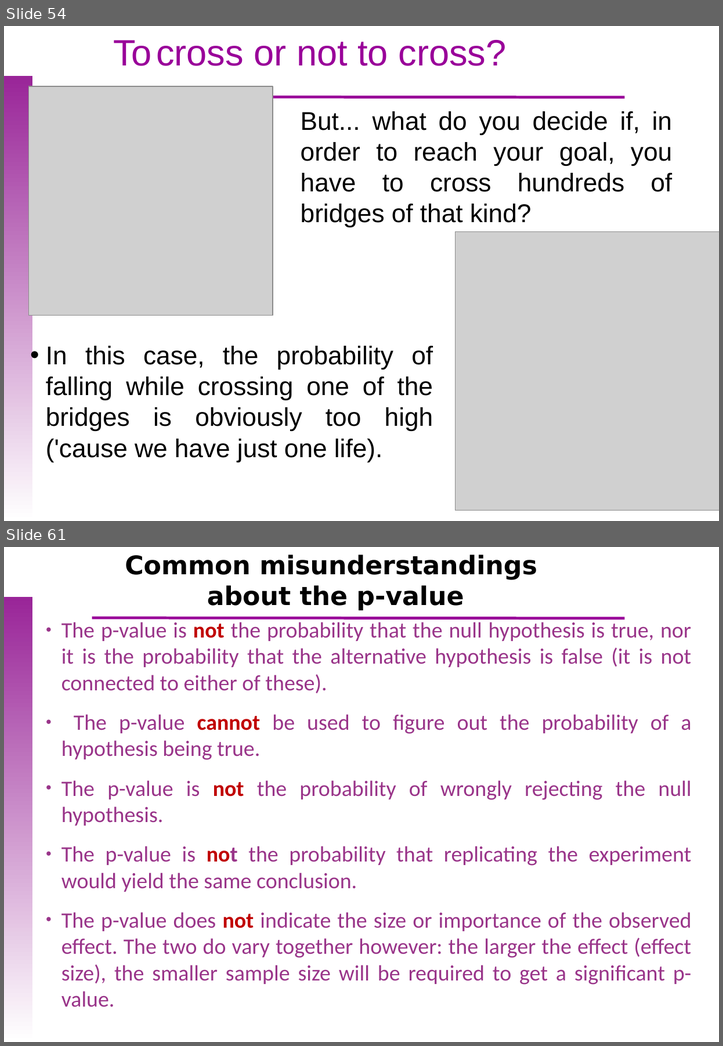
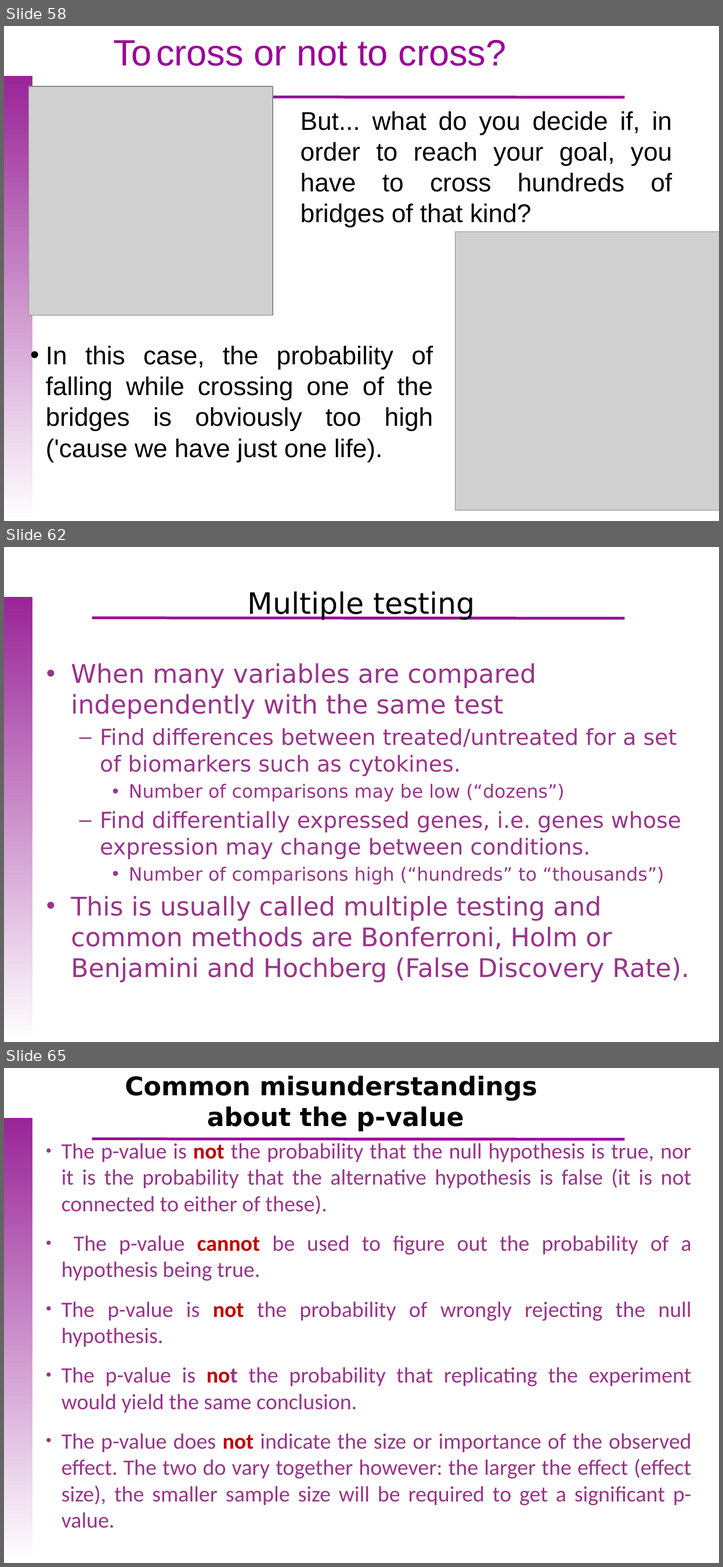
Before and after one commit to uebvhir/Course_Basic_Statistics_2019, a slide deck: Sessio_7/EBB_2019_Session_7-Hypothesis_test_continous_variables.pptx. Shown one above the other, each under a label of ours: slides 54 and 61 before the commit, slides 58, 62 and 65 after it; the slides between them are not shown. The pictures are 723x1046 and 723x1567 pixels, drawn with LibreOffice and Linux fonts; fonts in the diff are those of the drawing; grey boxes stand for pictures; background and template pictures are left out. Boxes give left, top, right and bottom in pixels: in the first picture for what was removed or moved away, otherwise in the second. Text is boxed around its words. In the diff, an @@ line names an element or a change of style, - is before the commit and + after.

Commit message:
Cleaned some slides, adjusted index and added some stuff on multiple comparisons.

```diff
--- a/Sessio_7/EBB_2019_Session_7-Hypothesis_test_continous_variables.pptx
+++ b/Sessio_7/EBB_2019_Session_7-Hypothesis_test_continous_variables.pptx
@@ slide 62 added at bbox=[4, 547, 719, 1042], background picture (left out); not listed: 2 template elements that a slide beside it also shows @@
@@ title added at bbox=[248, 591, 474, 620], 32 pt, text #000000 @@
+Multiple testing
@@ text added at bbox=[71, 663, 689, 982], 28 pt, text #993489 @@
+• When many variables are compared independently with the same test
+  – Find differences between treated/untreated for a set of biomarkers such as cytokines.
+    • Number of comparisons may be low (“dozens”)
+  – Find differentially expressed genes, i.e. genes whose expression may change between conditions.
+    • Number of comparisons high (“hundreds” to “thousands”)
+• This is usually called multiple testing and common methods are Bonferroni, Holm or Benjamini and Hochberg (False Discovery Rate).
@@ what was slide 54 is now slide 58 @@
@@ what was slide 61 is now slide 65 @@
```
Also in this commit, not shown: 14 slides changed, 5 other slides added, 2 slides removed, 1 other file.
